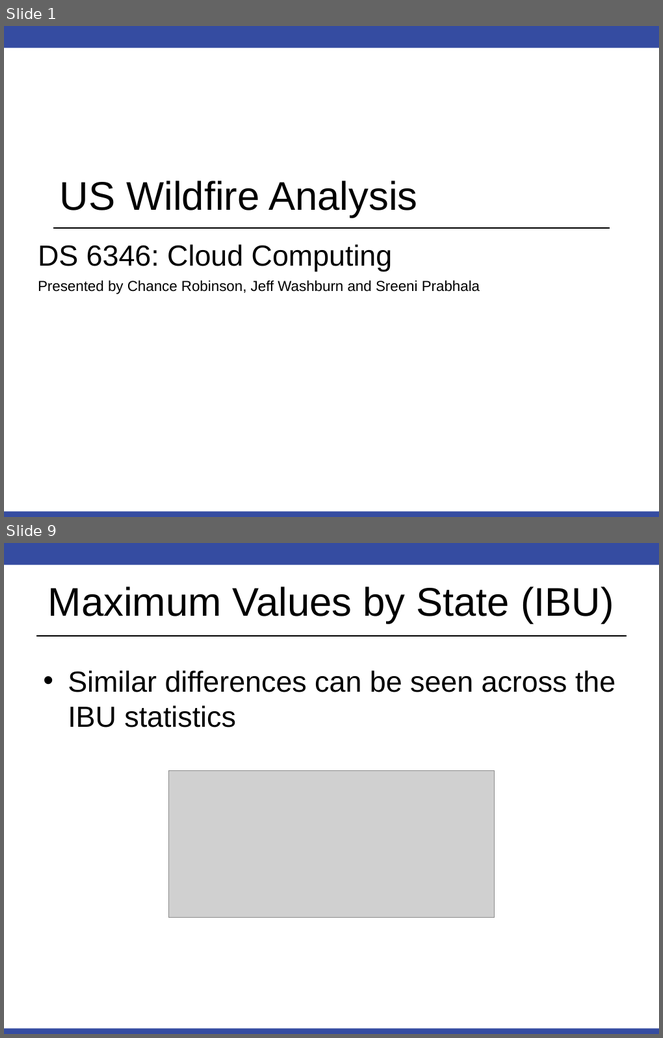
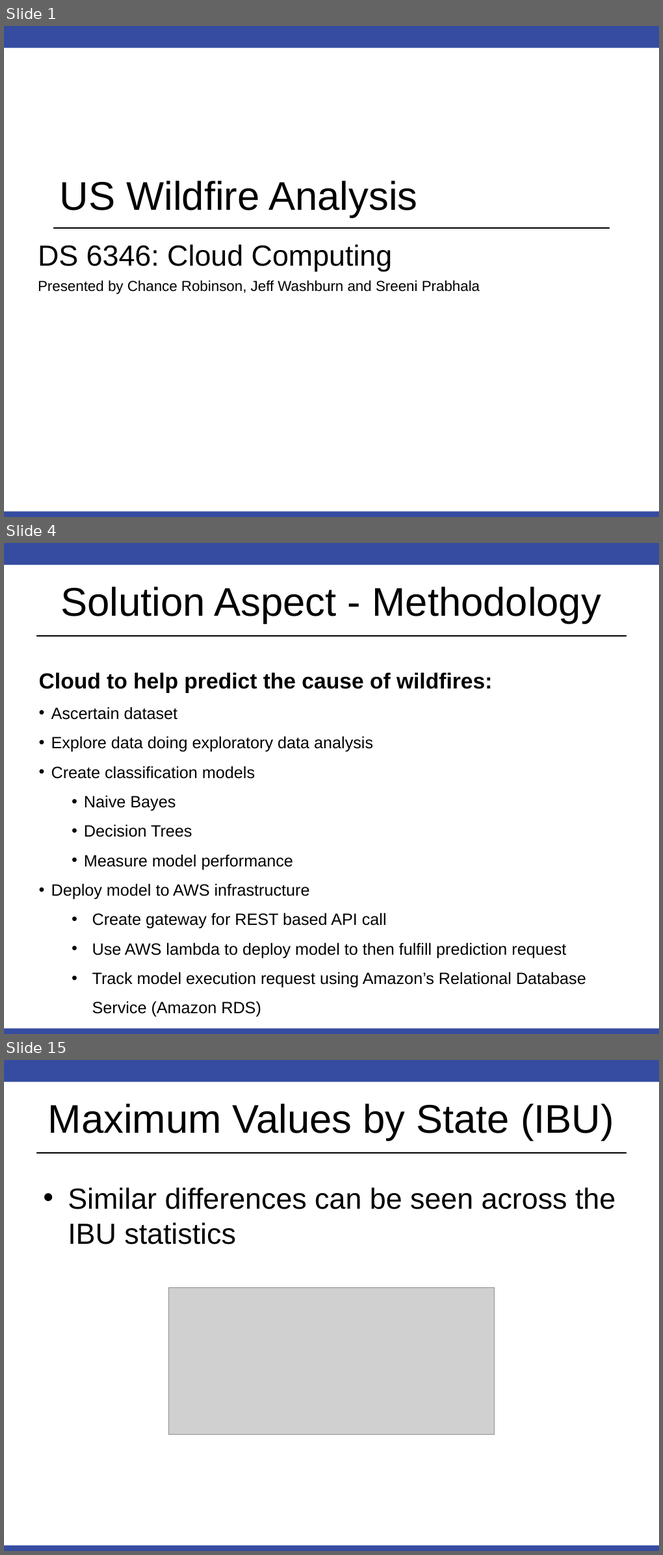
Before and after one commit to RobinsonCW/USWildfireAnalysis, a slide deck: presentation/DS7346_Cloud_Computing_Presentation.pptx. Shown one above the other, each under a label of ours: slides 1 and 9 before the commit, slides 1, 4 and 15 after it; the slides between them are not shown. The pictures are 663x1038 and 663x1555 pixels, drawn with LibreOffice and Linux fonts; fonts in the diff are those of the drawing; grey boxes stand for pictures; background and template pictures are left out. Boxes give left, top, right and bottom in pixels: in the first picture for what was removed or moved away, otherwise in the second. Text is boxed around its words. In the diff, an @@ line names an element or a change of style, - is before the commit and + after.

```diff
--- a/presentation/DS7346_Cloud_Computing_Presentation.pptx
+++ b/presentation/DS7346_Cloud_Computing_Presentation.pptx
@@ slide 4 added at <box>4,543,659,1034</box>, background #FFFFFF; not listed: 3 template elements that a slide beside it also shows @@
@@ title added at <box>61,587,601,624</box>, 44 pt, text #000000 @@
+Solution Aspect - Methodology
@@ text added at <box>39,672,586,1017</box>, 18 pt, text #000000 @@
+Cloud to help predict the cause of wildfires:
+• Ascertain dataset
+• Explore data doing exploratory data analysis
+• Create classification models
+  • Naive Bayes
+  • Decision Trees
+  • Measure model performance
+• Deploy model to AWS infrastructure
+  • Create gateway for REST based API call
+  • Use AWS lambda to deploy model to then fulfill prediction request
+  • Track model execution request using Amazon’s Relational Database Service (Amazon RDS)
@@ what was slide 9 is now slide 15 @@
```
Also in this commit, not shown: 12 other slides added, 5 slides removed.
